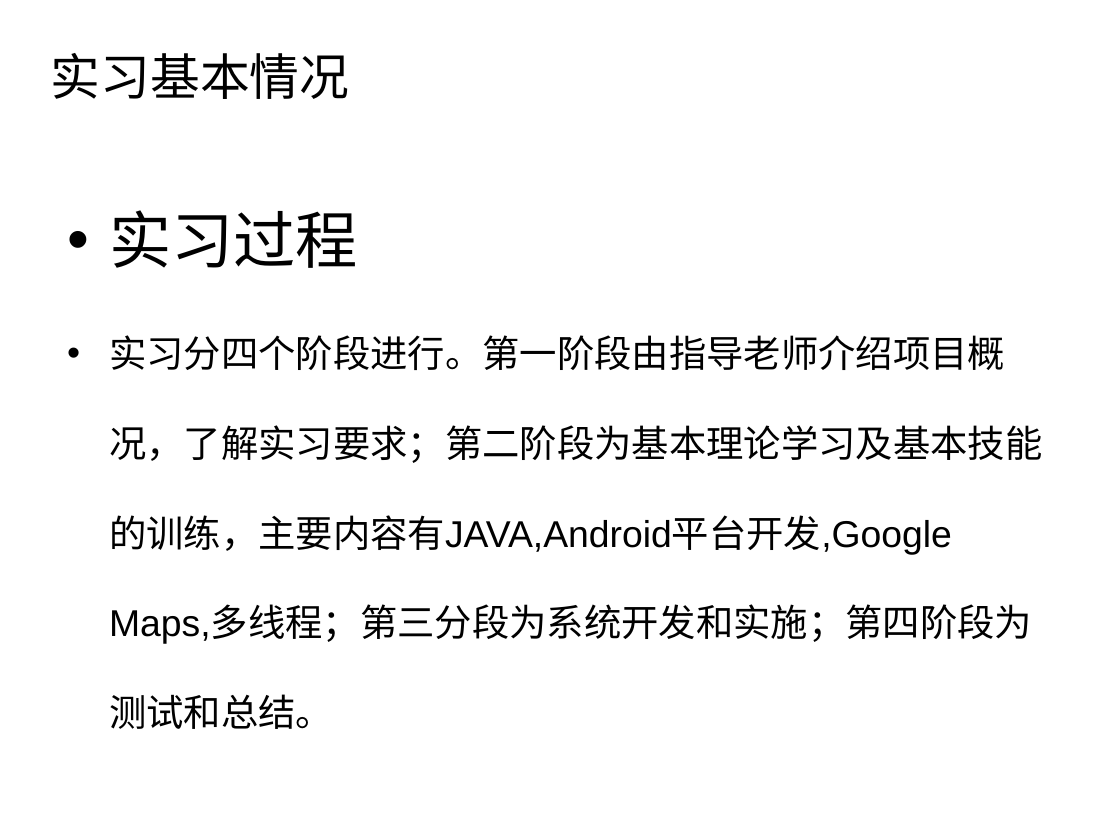
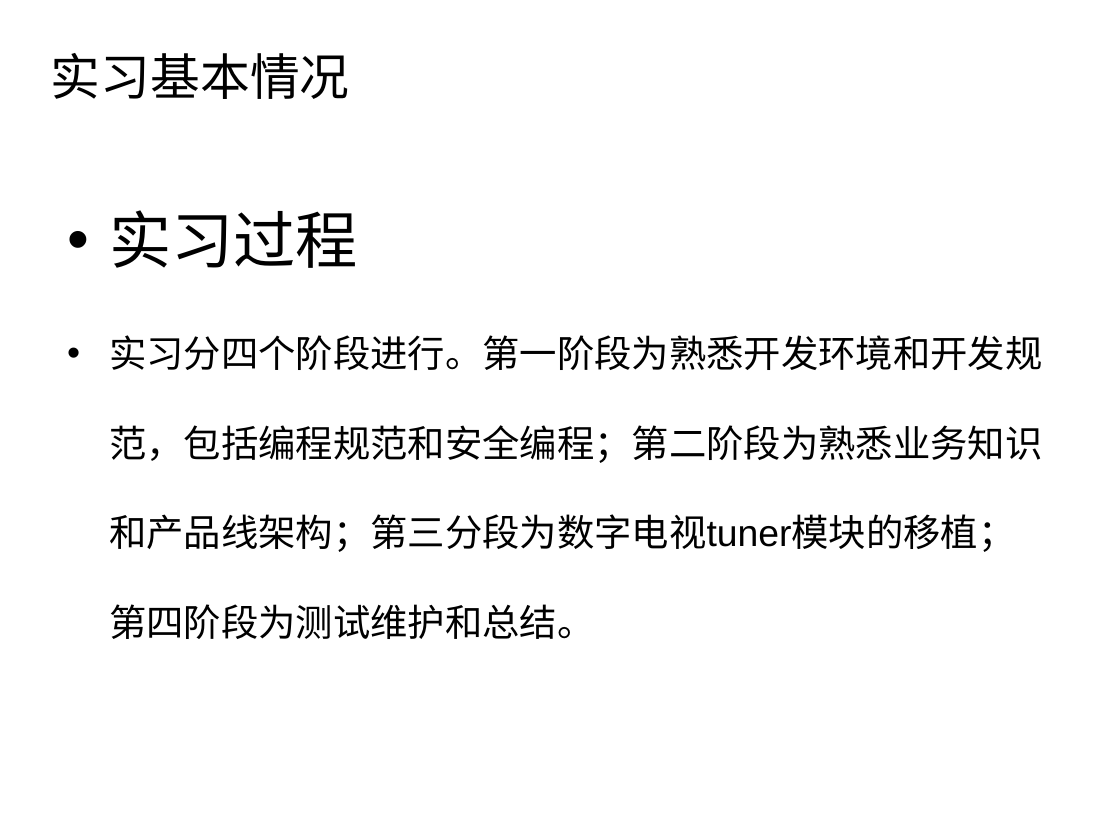
Before and after one commit to iCodeZone/shixi, a slide deck: slide 4 of 6.实习答辩.ppt (slide 5 before the commit). Drawn at 1120x840 pixels with LibreOffice and Linux fonts; fonts in the diff are those of the drawing; background and template pictures are left out. Boxes give left, top, right and bottom in pixels: in the first picture for what was removed or moved away, otherwise in the second. Text is boxed around its words. In the diff, an @@ line names an element or a change of style, - is before the commit and + after.

```diff
--- a/6.实习答辩.ppt
+++ b/6.实习答辩.ppt
@@ text at [109,335,1042,639]: text changed @@
-• 实习分四个阶段进行。第一阶段由指导老师介绍项目概况，了解实习要求；第二阶段为基本理论学习及基本技能的训练，主要内容有JAVA,Android平台开发,Google Maps,多线程；第三分段为系统开发和实施；第四阶段为测试和总结。
+• 实习分四个阶段进行。第一阶段为熟悉开发环境和开发规范，包括编程规范和安全编程；第二阶段为熟悉业务知识和产品线架构；第三分段为数字电视tuner模块的移植；第四阶段为测试维护和总结。
```
Also in this commit, not shown: 4 other slides changed, 7 slides added, 14 slides removed, 2 other files.
